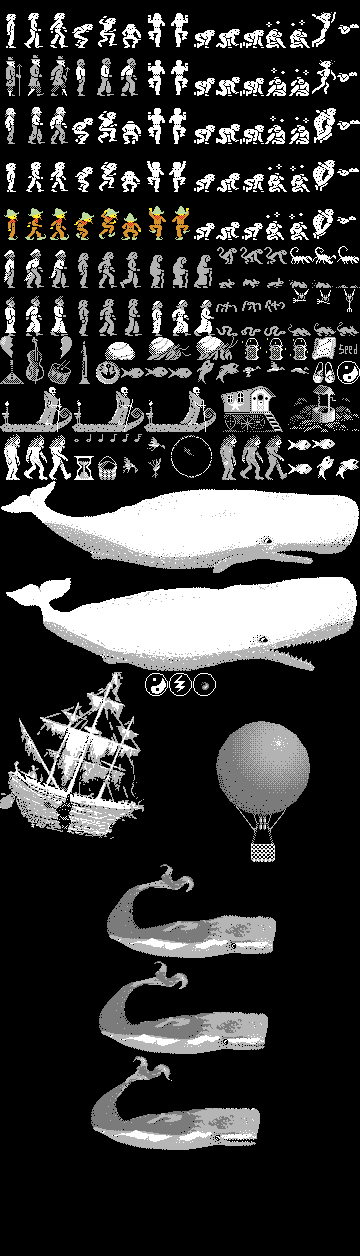
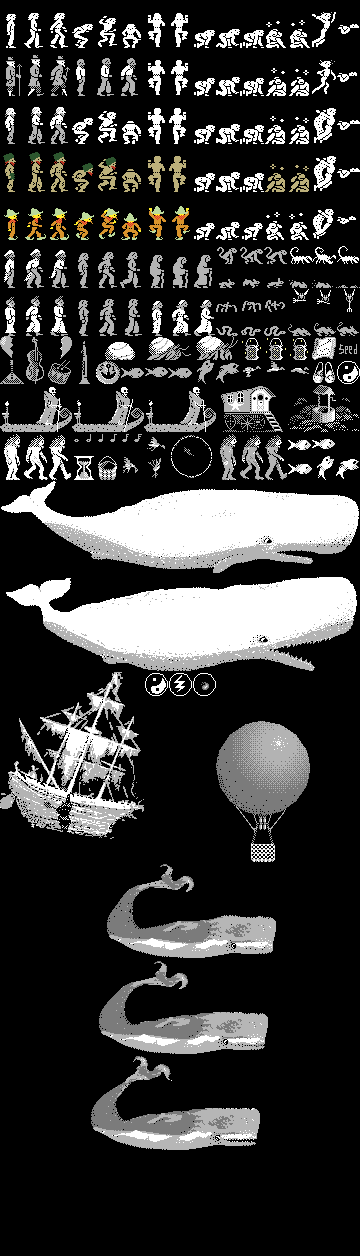
The second w=360, h=1256 image is a revision of the first. Changes to its layers:
added layer "Calque 74" above "Calque 72" over <box>3,152,360,192</box>
painted on "Calque 72" over <box>6,160,359,192</box>
